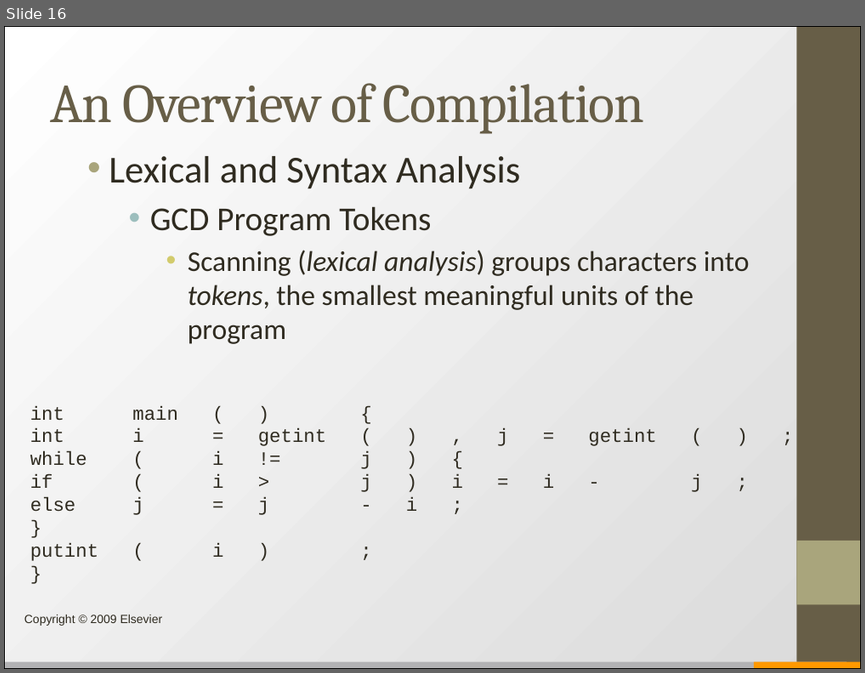
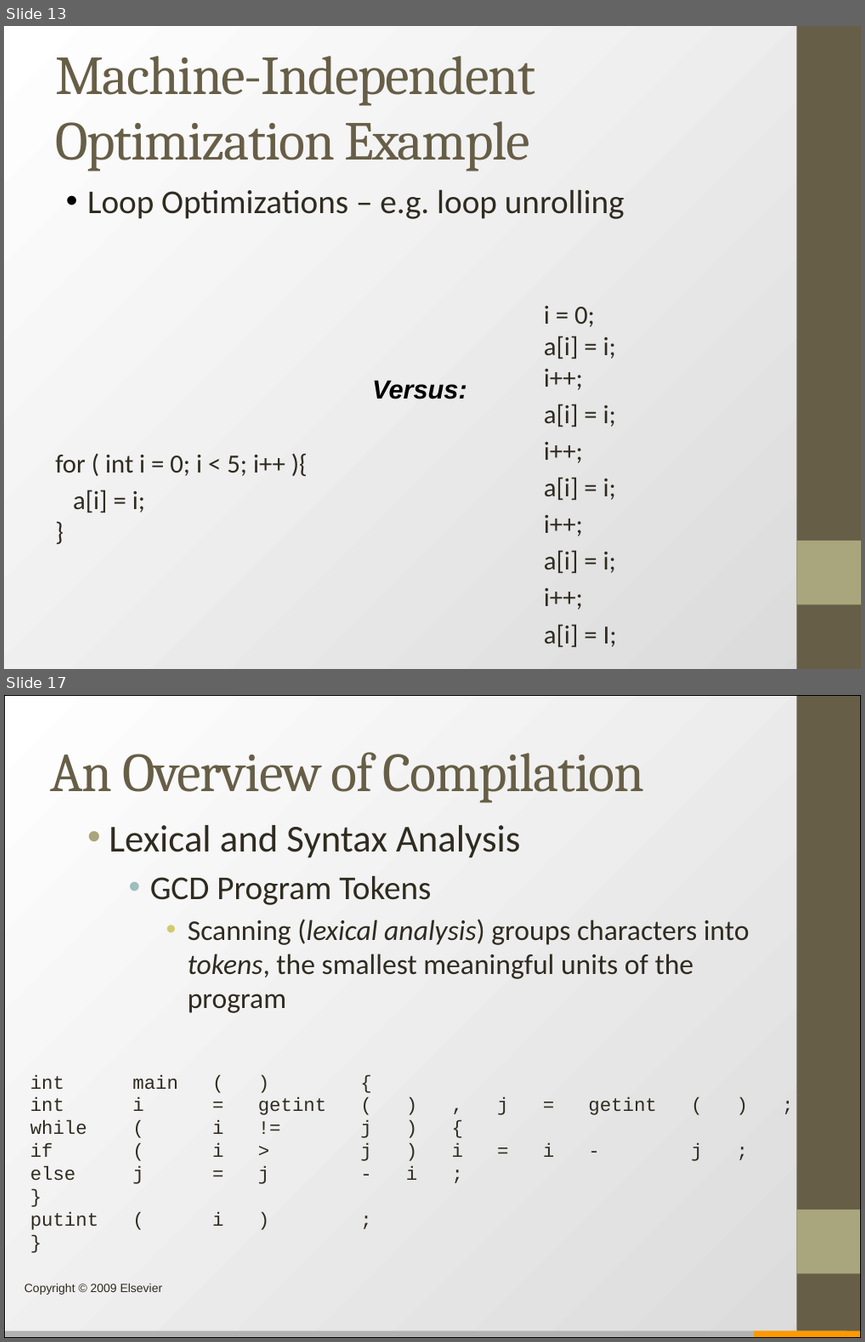
Before and after one commit to dferry/dferry.github.io, a slide deck: csci3200/schedule/slides/compiler1.pptx. Shown one above the other, each under a label of ours: slide 16 before the commit, slides 13 and 17 after it; the slides between them are not shown. The pictures are 865x673 and 865x1342 pixels, drawn with LibreOffice and Linux fonts; fonts in the diff are those of the drawing. Boxes give left, top, right and bottom in pixels: in the first picture for what was removed or moved away, otherwise in the second. Text is boxed around its words. In the diff, an @@ line names an element or a change of style, - is before the commit and + after.

```diff
--- a/csci3200/schedule/slides/compiler1.pptx
+++ b/csci3200/schedule/slides/compiler1.pptx
@@ slide 13 added at box(4, 26, 861, 669), background gradient #FFFFFF to #DADADA; not listed: 2 template elements that a slide beside it also shows @@
@@ text added at box(55, 56, 535, 171), 46 pt, text #675E47 @@
+Machine-Independent Optimization Example
@@ text added at box(55, 189, 624, 512), 28 pt, text #2F2B20 @@
+• Loop Optimizations – e.g. loop unrolling
+for ( int i = 0; i < 5; i++ ){
+a[i] = i;
+}
@@ text added at box(544, 306, 617, 646), 22 pt, text #2F2B20 @@
+i = 0;
+a[i] = i;
+i++;
+a[i] = i;
+i++;
+a[i] = i;
+i++;
+a[i] = i;
+i++;
+a[i] = I;
@@ text added at box(372, 380, 467, 399), 22 pt, text #000000, bold, italic @@
+Versus:
@@ what was slide 16 is now slide 17 @@
```
Also in this commit, not shown: 4 slides changed.
